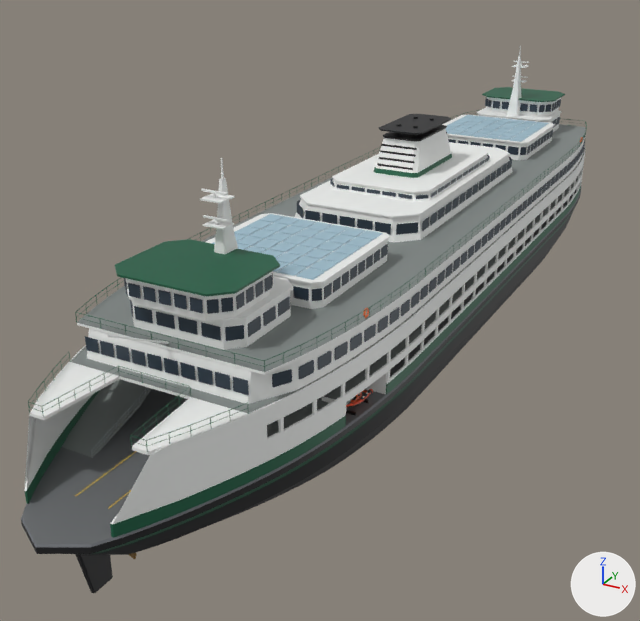
One commit to the Blender file art/jumbo_mk_ii.blend: the scene before it, then after it.
Rendered twice from a 50 mm lens placed at (44.8, -107.2, 45.8), pointed at (-8.2, -11.0, -2.3). The lights are fixed; the arrows at lower right show +X, +Y and +Z. The picture after the commit comes second.

Objects in the first picture: 'Hull and running gear - fixed', 'Passenger deck - fixed', 'Passenger deck - thin', 'Passenger deck - window', 'Side shell - fixed', 'Solariums, bridges and funnel - fixed', 'Solariums, bridges and funnel - glass', 'Solariums, bridges and funnel - window', 'Vehicle decks and ramps - fixed' and 2 more.
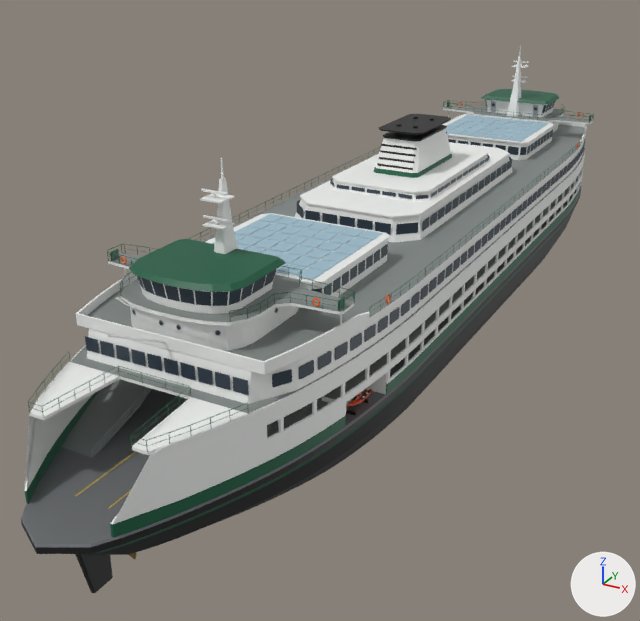
Where the change shows, as pixel boxes [x1, y1, x2, y2] in the pictures (640 x 621 px):
'Solariums, bridges and funnel - fixed', reshaped: before [107, 46, 583, 350]; after [107, 46, 594, 351]
'Passenger deck - fixed', reshaped: before [28, 110, 587, 455]; after [28, 113, 586, 455]
'Solariums, bridges and funnel - glass', reshaped: before [124, 99, 561, 314]; after [137, 99, 555, 306]
'Solariums, bridges and funnel - thin', added: after [107, 101, 594, 326]
part 1 of me_passenger_deck_fixed, deleted: before [75, 110, 587, 361]
part 2 of me_passenger_deck_fixed, built on: after [451, 113, 586, 144]
part 3 of me_passenger_deck_fixed, built on: after [76, 233, 370, 372]
part 4 of me_solariums__bridges_and_funnel_fixed, deleted: before [115, 94, 583, 350]
part 5 of me_solariums__bridges_and_funnel_fixed, built on: before [478, 87, 564, 120]; after [443, 89, 594, 147]
part 6 of me_solariums__bridges_and_funnel_fixed, reshaped: before [115, 239, 293, 320]; after [107, 239, 391, 351]
part 7 of me_solariums__bridges_and_funnel_window, deleted: before [130, 117, 560, 341]
part 8 of me_solariums__bridges_and_funnel_window, built on: after [133, 308, 278, 335]
part 9 of me_solariums__bridges_and_funnel_glass, reshaped: before [485, 99, 561, 112]; after [485, 99, 555, 113]
part 10 of me_solariums__bridges_and_funnel_glass, cut back: before [124, 273, 273, 314]; after [137, 269, 276, 306]

The change, as a diff of the scene's bpy script:
```diff
--- a/art/jumbo_mk_ii.blend.py
+++ b/art/jumbo_mk_ii.blend.py
@@ me_passenger_deck_fixed @@
-me_passenger_deck_fixed.from_pydata(...)  # 4944 vertices, 2688 faces; spans x -13.5..13.5, y -63.7..63.7, z 9.0..13.4
+me_passenger_deck_fixed.from_pydata(...)  # 4776 vertices, 2604 faces; spans x -13.5..13.5, y -63.7..63.7, z 9.0..13.4
+# me_passenger_deck_fixed part 1: 158 loose pieces with 632 vertices, spanning x -12.8..12.8, y -53.4..53.4, z 13.3..13.4, are deleted
+# me_passenger_deck_fixed part 2: 10 vertices moved within x -13.3..-12.8, y 31.6..39.6, z 13.4; 16 vertices removed from x -12.6..12.8, y 39.6..41.5, z 13.3..13.4; 248 vertices added at x -12.8..12.8, y 39.4..53.4, z 12.4..13.2
+# me_passenger_deck_fixed part 3: 10 vertices moved within x -13.3..12.8, y -39.6..-31.6, z 13.4; 16 vertices removed from x -12.8..12.6, y -41.5..-39.6, z 13.3..13.4; 248 vertices added at x -12.8..12.8, y -53.4..-39.4, z 12.4..13.2
 me_passenger_deck_fixed.materials.append(mat_vertexcolour)
@@ me_solariums__bridges_and_funnel_fixed @@
-me_solariums__bridges_and_funnel_fixed.from_pydata(...)  # 4856 vertices, 2520 faces; spans x -12.7..12.7, y -60.3..60.3, z 12.4..26.6
+me_solariums__bridges_and_funnel_fixed.from_pydata(...)  # 10842 vertices, 5742 faces; spans x -13.1..13.1, y -60.3..60.3, z 12.4..26.6
+# me_solariums__bridges_and_funnel_fixed part 4: 304 loose pieces with 1216 vertices, spanning x -12.7..12.7, y -53.4..53.4, z 12.4..18.1, are deleted
+# me_solariums__bridges_and_funnel_fixed part 5: 32 vertices removed from x -6.4..6.4, y 41.2..53.4, z 15.1..18.1; 3633 vertices added at x -13.1..13.1, y 35.5..53.4, z 12.4..18.1
+# me_solariums__bridges_and_funnel_fixed part 6: 32 vertices removed from x -6.4..6.4, y -53.4..-41.2, z 15.1..18.1; 3633 vertices added at x -13.1..13.1, y -53.4..-35.5, z 12.4..18.1
 me_solariums__bridges_and_funnel_fixed.materials.append(mat_vertexcolour)
@@ me_solariums__bridges_and_funnel_window @@
-me_solariums__bridges_and_funnel_window.from_pydata(...)  # 4320 vertices, 2160 faces; spans x -8.3..8.3, y -51.7..51.7, z 13.1..15.9
+me_solariums__bridges_and_funnel_window.from_pydata(...)  # 4608 vertices, 2448 faces; spans x -8.3..8.3, y -52.6..52.6, z 13.1..15.9
+# me_solariums__bridges_and_funnel_window part 7: 215 loose pieces with 860 vertices, spanning x -6.3..6.3, y -51.7..51.7, z 13.2..14.5, are deleted
+# me_solariums__bridges_and_funnel_window part 8: 4 vertices removed from x -6.3, y -47.5..-45.5, z 13.2..14.5; 576 vertices added at x -6.4..6.4, y -52.6..-45.3, z 13.8..14.2
+# other edits to the shape of me_solariums__bridges_and_funnel_window do not show in these pictures
 me_solariums__bridges_and_funnel_window.materials.append(mat_vertexcolour)
@@ me_solariums__bridges_and_funnel_glass @@
-me_solariums__bridges_and_funnel_glass.from_pydata(...)  # 1248 vertices, 624 faces; spans x -5.9..5.9, y -53.0..53.0, z 16.1..17.3
+me_solariums__bridges_and_funnel_glass.from_pydata(...)  # 240 vertices, 120 faces; spans x -5.5..5.5, y -52.1..52.1, z 16.0..17.4
+# me_solariums__bridges_and_funnel_glass part 9: 624 vertices removed from x -5.9..5.9, y 43.4..53.0, z 16.1..17.3; 120 vertices added at x -5.5..5.5, y 43.1..52.1, z 16.0..17.4
+# me_solariums__bridges_and_funnel_glass part 10: 624 vertices removed from x -5.9..5.9, y -53.0..-43.4, z 16.1..17.3; 120 vertices added at x -5.5..5.5, y -52.1..-43.1, z 16.0..17.4
 me_solariums__bridges_and_funnel_glass.materials.append(mat_vertexcolour)
@@ ob_solariums__bridges_and_funnel___thin @@
+ob_solariums__bridges_and_funnel___thin = bpy.data.objects.new('Solariums, bridges and funnel - thin', me_solariums__bridges_and_funnel_thin)  # 5776 vertices, 2888 faces; spans x -13.0..13.0, y -53.4..53.4, z 15.2..16.2
+ob_solariums__bridges_and_funnel___thin.location = (0.0, 0.0, 0.0)
```
